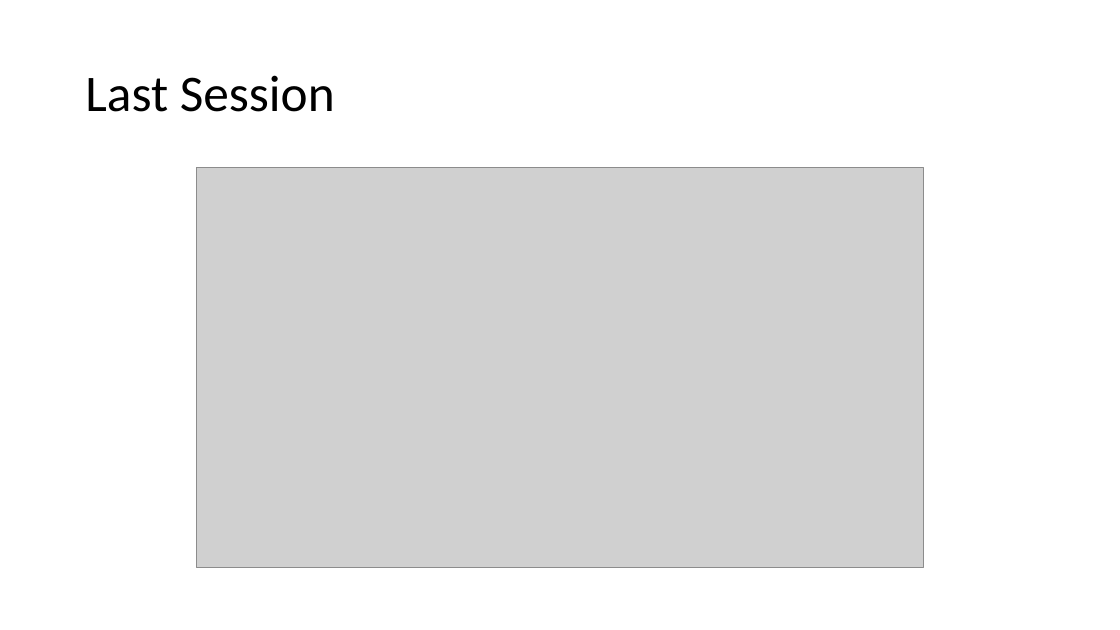
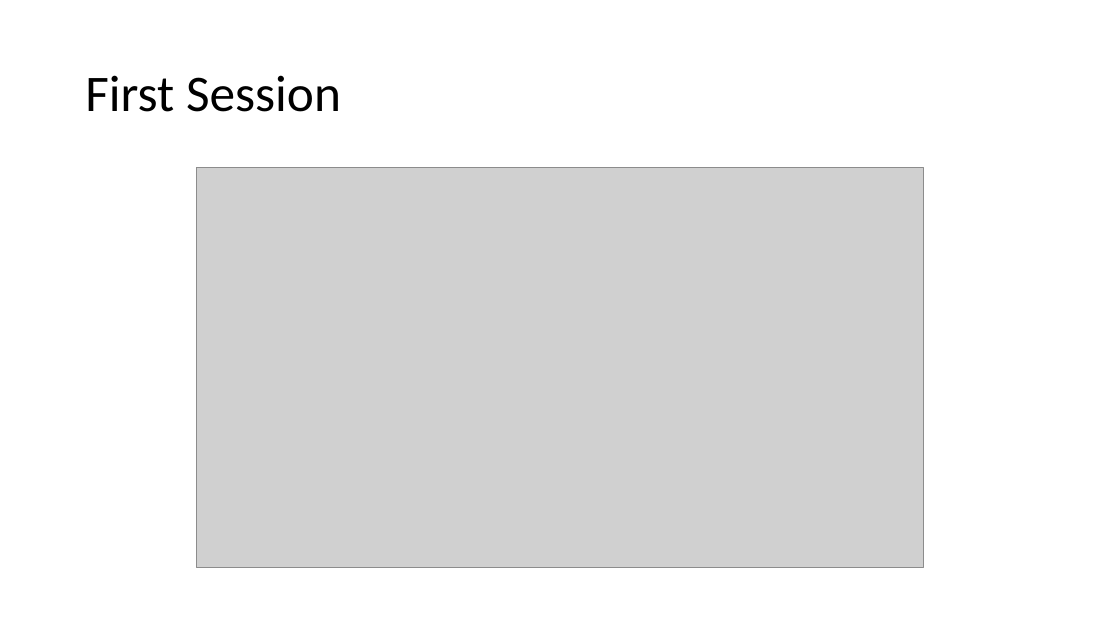
Before and after one commit to uugengiven/academypgh, a slide deck: slide 4 of Code/Slides/Academy PGH 1.1.pptx. Drawn at 1120x630 pixels with LibreOffice and Linux fonts; fonts in the diff are those of the drawing; grey boxes stand for pictures. Boxes give left, top, right and bottom in pixels: in the first picture for what was removed or moved away, otherwise in the second. Text is boxed around its words. In the diff, an @@ line names an element or a change of style, - is before the commit and + after.

```diff
--- a/Code/Slides/Academy PGH 1.1.pptx
+++ b/Code/Slides/Academy PGH 1.1.pptx
@@ title at box(85, 75, 341, 112): text changed @@
-Last Session
+First Session
```
Also in this commit, not shown: 8 other slides changed, 1 slide added, 13 other files.
